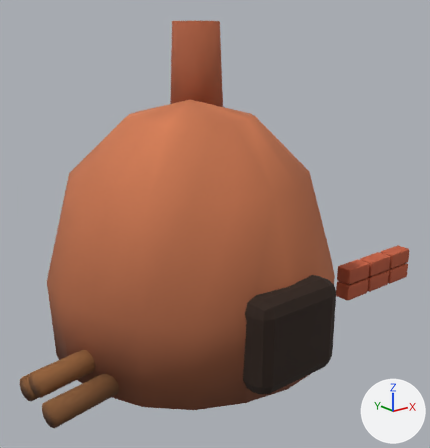
The glTF model assets/models/kiln.glb: old version first, new version second.
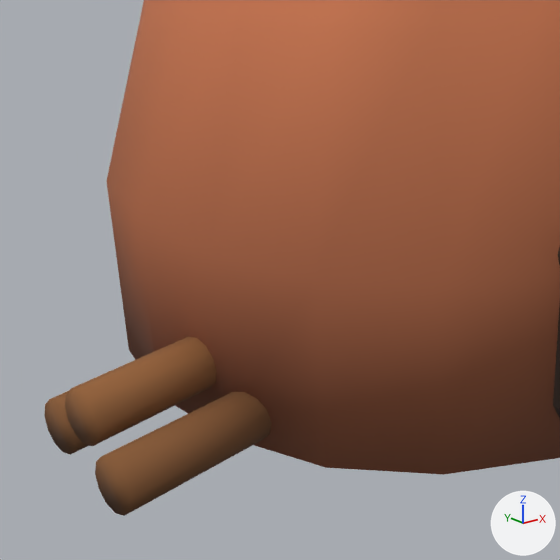
There are two pictures of each version: one whole from a 50 mm lens placed at (-2.17, -2.95, 1.9), pointed at (0.19, -0.01, 0.73), one close up on the part from 0% to 57% of the width and 45% to 100% of the height. Every picture has the same lights, and +X, +Y and +Z are marked at lower right. The older version's two pictures come first. Vertices at exactly the same position are counted once.

Script lines for the objects in view, before the commit:
```python
me_kiln = bpy.data.meshes.new('Kiln')
me_kiln.from_pydata(...)  # 570 vertices, 1092 faces; spans x -1.21..1.94, y -1.0..0.92, z 0.0..2.0
me_kiln.materials.append(mat_vc)
ob_kiln = bpy.data.objects.new('Kiln', me_kiln)
ob_kiln.location = (0.0, 0.0, 0.0)
```
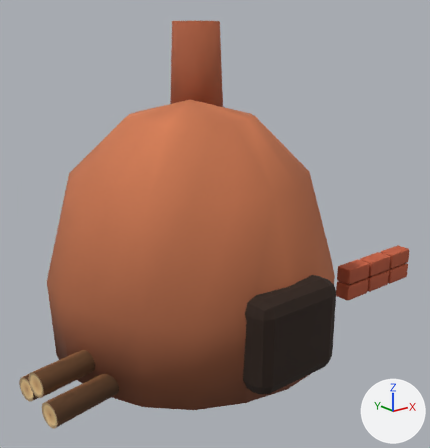
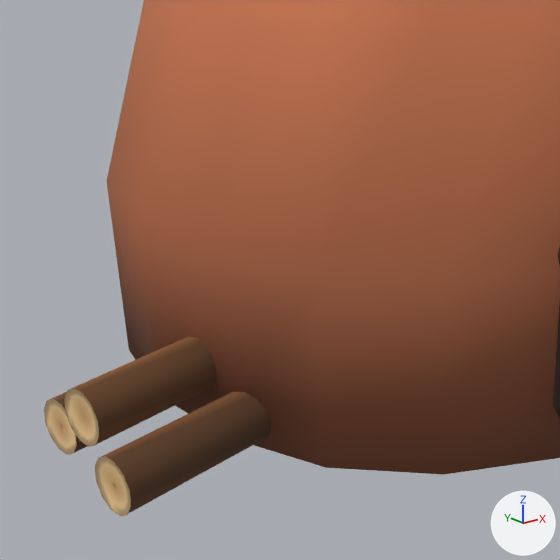
Where the change shows, as pixel boxes (x1, y1, x2, y2) in the close-ups (560 x 560 px):
part 1 of me_kiln, added (brown): after (95, 456, 131, 516)
part 2 of me_kiln, added (brown): after (64, 388, 99, 447)
part 3 of me_kiln, added (brown): after (44, 399, 77, 455)
part 4 of me_kiln, deleted (brown): before (44, 389, 131, 516)
part 5 of me_kiln, recoloured (darker): (51, 337, 272, 510) in both

What changed in the scene script:
```text
Change me_kiln:
    used by ob_kiln; location = (0.0, 0.0, 0.0)
    remove me_kiln.from_pydata(...)  # 570 vertices, 1092 faces; spans x -1.21..1.94, y -1.0..0.92, z 0.0..2.0
    add me_kiln.from_pydata(...)  # 1080 vertices, 1968 faces; spans x -1.21..1.94, y -1.0..0.92, z 0.0..2.0
    me_kiln part 1: a new loose piece of 85 vertices spanning x -1.21..-1.19, y -0.47..-0.33, z 0.01..0.15, in mat_vc
    me_kiln part 2: a new loose piece of 85 vertices spanning x -1.21..-1.19, y -0.32..-0.18, z 0.11..0.25, in mat_vc
    me_kiln part 3: a new loose piece of 85 vertices spanning x -1.21..-1.19, y -0.17..-0.03, z 0.01..0.15, in mat_vc
    me_kiln part 4
    30 faces are deleted
    me_kiln part 5: 51 kept faces spanning x -1.21..-0.59, y -0.47..0.07, z 0.02..0.25 get new vertex colours; the middle colour goes from brown #7a502c to brown #6a4627
    other edits to the shape of me_kiln do not show in these pictures
```
